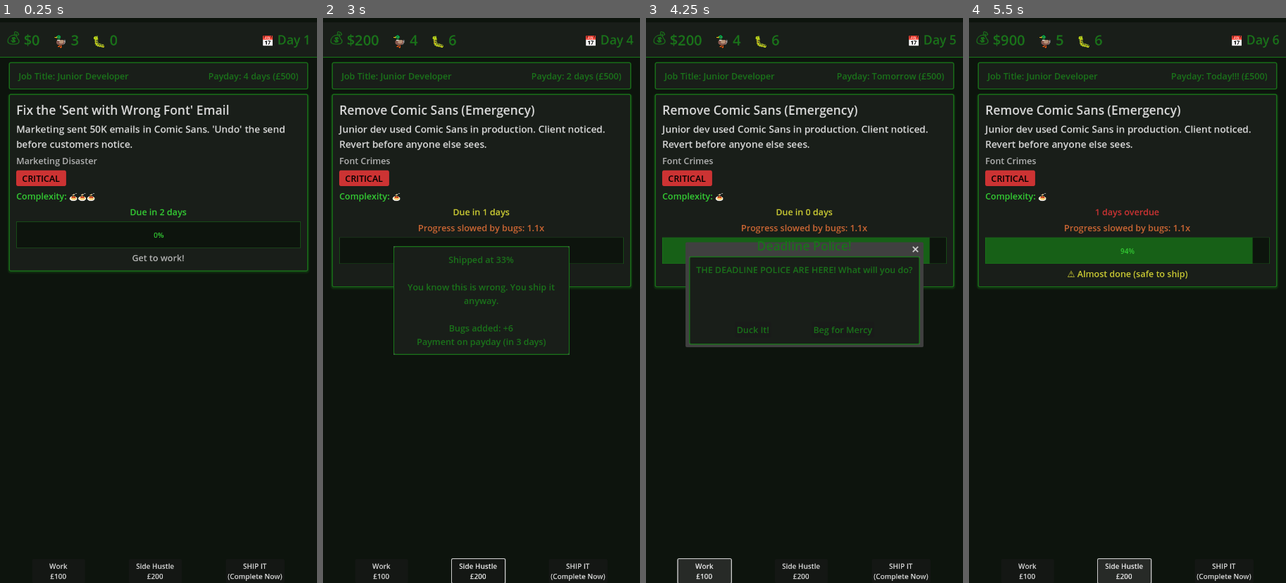
Above: before the commit, frames 1-4 (left to right).
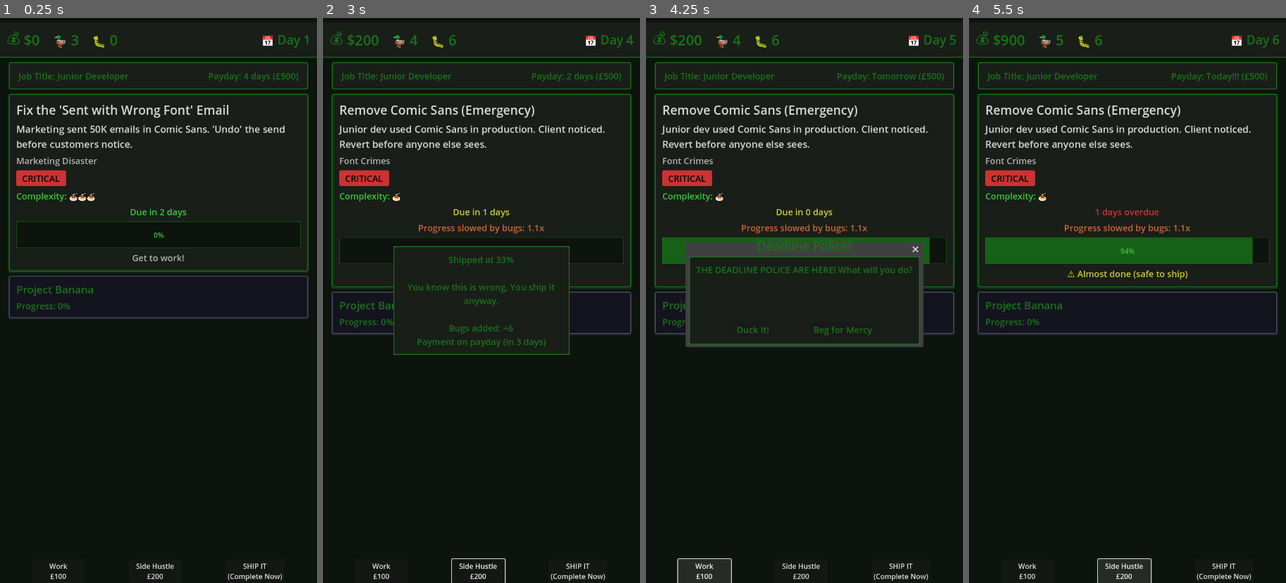
Above: after the commit, the same moments.

Repository: lmchoi/alt-f-this
Game: Godot game, scene res://scenes/game_ui.tscn
Two runs of this game, one before a commit and one after it. Both use one fixed random seed, a clock stepped at 60 frames per second and the inputs below.
Inputs:
- Up to frame 1 (0.25 s): no input
- Up to frame 2 (3 s): click "Work £100" at 0.5 s; click "Side Hustle £200" at 1.25 s; click "SHIP IT (Complete Now)" at 2 s; click "Duck It!" at 2.75 s
- Up to frame 3 (4.25 s): click "Work £100" at 3.5 s
- Up to frame 4 (5.5 s): click "Beg for Mercy" at 4.25 s; click "Side Hustle £200" at 5 s

The runs differ from the first frame. In frame 1, 0.5% of the frame differs, in the area x 2-98%, y 45-54%; in frame 2, 0.4%; in frame 3, 0.2%; in frame 4, 0.8%, in the area x 2-98%, y 48-56%.

Commit message:
Add side project UI panel with progress tracking

Diff:
--- a/autoloads/game_manager.gd
+++ b/autoloads/game_manager.gd
@@ -34,6 +34,7 @@
 signal task_progress_changed(progress)
 signal payday_occurred(amount)
 signal task_completed_awaiting_choice()
+signal side_project_updated(side_project_data)
 
 var current_task: Task:
 	set(value):
@@ -73,6 +74,15 @@
 	set(value):
 		bugs = value
 		bugs_changed.emit(bugs)
+
+# Side project state
+var side_project := {
+	"product_name": "Project Banana",
+	"progress": 0  # 0-100, escape progress
+}:
+	set(value):
+		side_project = value
+		side_project_updated.emit(side_project)
 
 var production_outages := 0  # Track total outages for firing (3 = fired)
 var poorly_shipped_tasks := []  # Tasks shipped at <50% (can trigger outages)
--- a/scenes/game_ui.tscn
+++ b/scenes/game_ui.tscn
@@ -5,6 +5,7 @@
 [ext_resource type="PackedScene" path="res://scenes/top_bar.tscn" id="2_topbar"]
 [ext_resource type="PackedScene" path="res://scenes/job_info.tscn" id="3_jobinfo"]
 [ext_resource type="PackedScene" path="res://scenes/task_panel.tscn" id="3_taskpanel"]
+[ext_resource type="PackedScene" path="res://scenes/side_project_panel.tscn" id="4_sideproject"]
 [ext_resource type="PackedScene" uid="uid://b5nqygpy3h33x" path="res://scenes/dialogs/event_popup.tscn" id="4_u2dgd"]
 [ext_resource type="Theme" path="res://themes/dialog_theme.tres" id="5_dialog_theme"]
 [ext_resource type="Script" uid="uid://c6kb37pd6cpiu" path="res://scenes/dialogs/deadline_dialog.gd" id="6_djwj0"]
@@ -50,6 +51,15 @@
 theme_override_constants/margin_right = 20
 
 [node name="TaskPanel" parent="VBoxContainer/TaskPanelMargin" instance=ExtResource("3_taskpanel")]
+layout_mode = 2
+
+[node name="SideProjectMargin" type="MarginContainer" parent="VBoxContainer"]
+layout_mode = 2
+theme_override_constants/margin_left = 20
+theme_override_constants/margin_top = 10
+theme_override_constants/margin_right = 20
+
+[node name="SideProjectPanel" parent="VBoxContainer/SideProjectMargin" instance=ExtResource("4_sideproject")]
 layout_mode = 2
 
 [node name="ActionButtons" type="HBoxContainer" parent="."]
--- /dev/null
+++ b/scenes/side_project_panel.gd
@@ -0,0 +1,15 @@
+extends PanelContainer
+
+@onready var header_label = $MarginContainer/MainContainer/HeaderLabel
+@onready var progress_label = %ProgressLabel
+
+func _ready():
+	GameManager.side_project_updated.connect(_on_side_project_updated)
+	_update_display(GameManager.side_project)
+
+func _on_side_project_updated(data: Dictionary):
+	_update_display(data)
+
+func _update_display(data: Dictionary):
+	header_label.text = data.product_name
+	progress_label.text = "Progress: %d%%" % data.progress
--- /dev/null
+++ b/scenes/side_project_panel.tscn
@@ -0,0 +1,46 @@
+[gd_scene load_steps=3 format=3 uid="uid://c8y5kn7m2p3qr"]
+
+[ext_resource type="Script" path="res://scenes/side_project_panel.gd" id="1_side_project"]
+[ext_resource type="Theme" path="res://themes/main_theme.tres" id="2_main_theme"]
+
+[sub_resource type="StyleBoxFlat" id="StyleBoxFlat_side_project_panel"]
+bg_color = Color(0.08, 0.08, 0.12, 1)
+border_width_left = 2
+border_width_top = 2
+border_width_right = 2
+border_width_bottom = 2
+border_color = Color(0.3, 0.3, 0.4, 1)
+corner_radius_top_left = 4
+corner_radius_top_right = 4
+corner_radius_bottom_right = 4
+corner_radius_bottom_left = 4
+shadow_color = Color(0.3, 0.3, 0.4, 0.2)
+shadow_size = 3
+shadow_offset = Vector2(0, 2)
+
+[node name="SideProjectPanel" type="PanelContainer"]
+theme = ExtResource("2_main_theme")
+theme_override_styles/panel = SubResource("StyleBoxFlat_side_project_panel")
+script = ExtResource("1_side_project")
+
+[node name="MarginContainer" type="MarginContainer" parent="."]
+layout_mode = 2
+theme_override_constants/margin_left = 15
+theme_override_constants/margin_top = 12
+theme_override_constants/margin_right = 15
+theme_override_constants/margin_bottom = 12
+
+[node name="MainContainer" type="VBoxContainer" parent="MarginContainer"]
+layout_mode = 2
+theme_override_constants/separation = 6
+
+[node name="HeaderLabel" type="Label" parent="MarginContainer/MainContainer"]
+layout_mode = 2
+theme_override_font_sizes/font_size = 24
+text = "Project Banana"
+
+[node name="ProgressLabel" type="Label" parent="MarginContainer/MainContainer"]
+unique_name_in_owner = true
+layout_mode = 2
+theme_override_font_sizes/font_size = 20
+text = "Progress: 0%"
Not shown, added: scenes/side_project_panel.gd.uid
